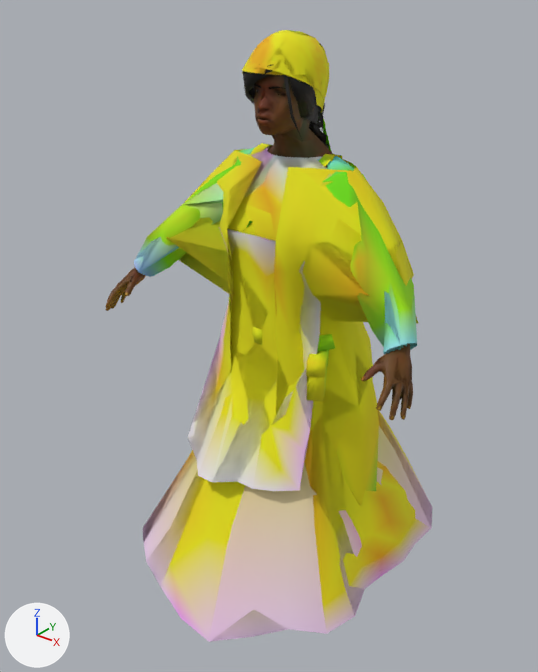
The glTF model chars/real/f_herbalist.glb: old version first, new version second.
Both versions are drawn from a 50 mm lens placed at (1.175, -1.591, 1.811), pointed at (-0.053, -0.056, 0.86). Every picture has the same lights, and +X, +Y and +Z are marked at lower left. The picture after the commit comes second. Vertices at exactly the same position are counted once.

The first picture shows 'f_herbalist', 'w_apron', 'w_apron@mid', 'w_cloak', 'w_cloak@lod', 'w_cloak@mid', 'w_hat_coif', 'w_kirtle', 'w_kirtle@far', 'w_kirtle@mid', 'w_sleeveL', 'w_sleeveR', 'w_sleeveR@mid' and 17 more.
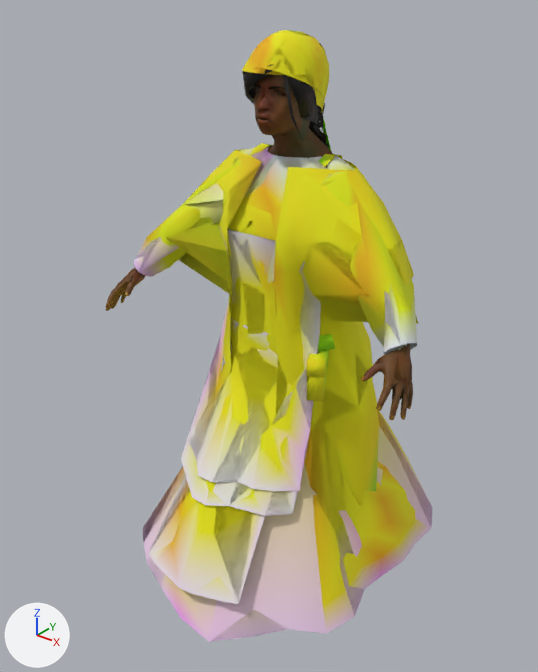
Diff of the bpy script that builds the scene:
```diff
--- a/chars/real/f_herbalist.glb.py
+++ b/chars/real/f_herbalist.glb.py
@@ me_w_sleevel @@
 me_w_sleevel.from_pydata(...)  # 67 vertices, 110 faces; spans x -0.042..0.467, y -0.217..0.064, z 0.99..1.395
+# me_w_sleevel part 1: 73 faces centred in x 0.056..0.413, y -0.178..0.041, z 1.033..1.35 are repainted in the vertex colours; the middle colour goes from green #90f700 to yellow #f1f700
+# me_w_sleevel part 2: 23 faces centred in x 0.015..0.427, y -0.198..0.057, z 1.023..1.388 are repainted in the vertex colours; the middle colour goes from cyan #7cf8ff to white #f1f8ff
+# me_w_sleevel part 3: 14 faces centred in x 0.096..0.456, y -0.184..-0.045, z 1.005..1.371 are repainted in the vertex colours; the middle colour goes from cyan #a2fcff to white #f1fcff
 me_w_sleevel.materials.append(mat_cloth_trim)
@@ me_w_sleever @@
 me_w_sleever.from_pydata(...)  # 67 vertices, 110 faces; spans x -0.467..0.042, y -0.217..0.064, z 0.99..1.395
+# me_w_sleever part 4: 68 faces centred in x -0.396..-0.056, y -0.167..0.041, z 1.063..1.348 are repainted in the vertex colours; the middle colour goes from green #7cfa00 to yellow #f1fa00
+# me_w_sleever part 5: 18 faces centred in x -0.443..-0.037, y -0.176..0.043, z 1.035..1.374 are repainted in the vertex colours; the middle colour goes from green #7cf600 to yellow #f1f600
+# me_w_sleever part 6: 24 faces centred in x -0.456..-0.022, y -0.196..0.057, z 1.005..1.388 are repainted in the vertex colours; the middle colour goes from cyan #86f6ff to white #f1f6ff
 me_w_sleever.materials.append(mat_cloth_trim)
@@ me_w_sleever_mid @@
 me_w_sleever_mid.from_pydata(...)  # 30 vertices, 36 faces; spans x -0.467..0.042, y -0.217..0.064, z 0.99..1.395
+# me_w_sleever_mid part 7: 12 faces centred in x -0.367..-0.121, y -0.153..0.03, z 1.113..1.276 are repainted in the vertex colours; the middle colour goes from green #7cfb00 to yellow #f1fb00
+# me_w_sleever_mid part 8: 13 faces centred in x -0.42..-0.058, y -0.172..0.057, z 1.041..1.361 are repainted in the vertex colours; the middle colour goes from cyan #90eeff to white #f1eeff
 me_w_sleever_mid.materials.append(mat_cloth_trim)
@@ ob_w_apron_long_lod @@
+ob_w_apron_long_lod = bpy.data.objects.new('w_apron_long@lod', me_w_apron_long_lod)  # 28 vertices, 42 faces; spans x -0.167..0.167, y -0.524..-0.146, z 0.272..1.205
+ob_w_apron_long_lod.location = (0.0, 0.0, 0.0)
@@ ob_w_apron_half_lod @@
+ob_w_apron_half_lod = bpy.data.objects.new('w_apron_half@lod', me_w_apron_half_lod)  # 27 vertices, 41 faces; spans x -0.21..0.21, y -0.404..-0.114, z 0.486..0.94
+ob_w_apron_half_lod.location = (0.0, 0.0, 0.0)
@@ ob_w_apron_long_mid @@
+ob_w_apron_long_mid = bpy.data.objects.new('w_apron_long@mid', me_w_apron_long_mid)  # 33 vertices, 51 faces; spans x -0.167..0.167, y -0.524..-0.146, z 0.272..1.205
+ob_w_apron_long_mid.location = (0.0, 0.0, 0.0)
@@ ob_w_apron_half_mid @@
+ob_w_apron_half_mid = bpy.data.objects.new('w_apron_half@mid', me_w_apron_half_mid)  # 34 vertices, 51 faces; spans x -0.21..0.21, y -0.404..-0.114, z 0.486..0.94
+ob_w_apron_half_mid.location = (0.0, 0.0, 0.0)
@@ ob_w_apron_long @@
+ob_w_apron_long = bpy.data.objects.new('w_apron_long', me_w_apron_long)  # 91 vertices, 150 faces; spans x -0.167..0.167, y -0.524..-0.146, z 0.272..1.205
+ob_w_apron_long.location = (0.0, 0.0, 0.0)
@@ ob_w_apron_half @@
+ob_w_apron_half = bpy.data.objects.new('w_apron_half', me_w_apron_half)  # 91 vertices, 150 faces; spans x -0.21..0.21, y -0.404..-0.114, z 0.486..0.94
+ob_w_apron_half.location = (0.0, 0.0, 0.0)
```

Where the change shows, as pixel boxes [x1, y1, x2, y2] in the pictures (538 x 672 px):
'w_apron_long', added: after [149, 231, 277, 604]
'w_apron_long@mid', added: after [149, 231, 265, 603]
'w_apron_half@mid', added: after [181, 333, 319, 515]
'w_apron_half', added: after [189, 309, 319, 516]
'w_apron_half@lod', added: after [181, 349, 291, 498]
'w_apron_long@lod', added: after [214, 236, 275, 592]
part 1 of me_w_sleevel, recoloured: [323, 172, 414, 348] in both
part 2 of me_w_sleevel, recoloured: [324, 156, 400, 353] in both
part 3 of me_w_sleevel, recoloured: [398, 288, 417, 345] in both
part 4 of me_w_sleever, recoloured: [147, 157, 253, 267] in both
part 5 of me_w_sleever, recoloured: [134, 149, 253, 275] in both
part 6 of me_w_sleever, recoloured: [134, 148, 254, 277] in both
part 7 of me_w_sleever_mid, recoloured: [140, 203, 222, 272] in both
part 8 of me_w_sleever_mid, recoloured: [137, 184, 215, 272] in both
